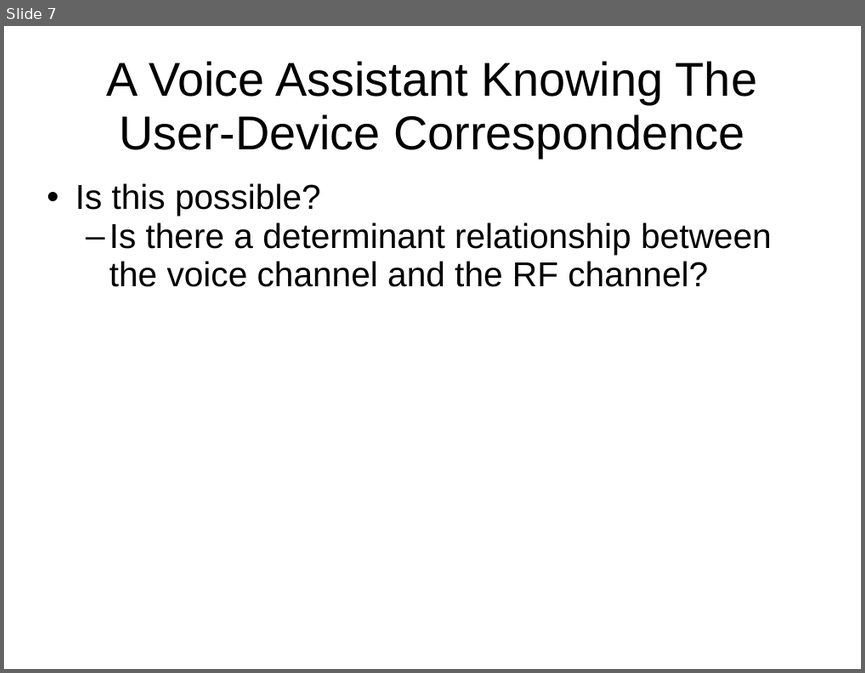
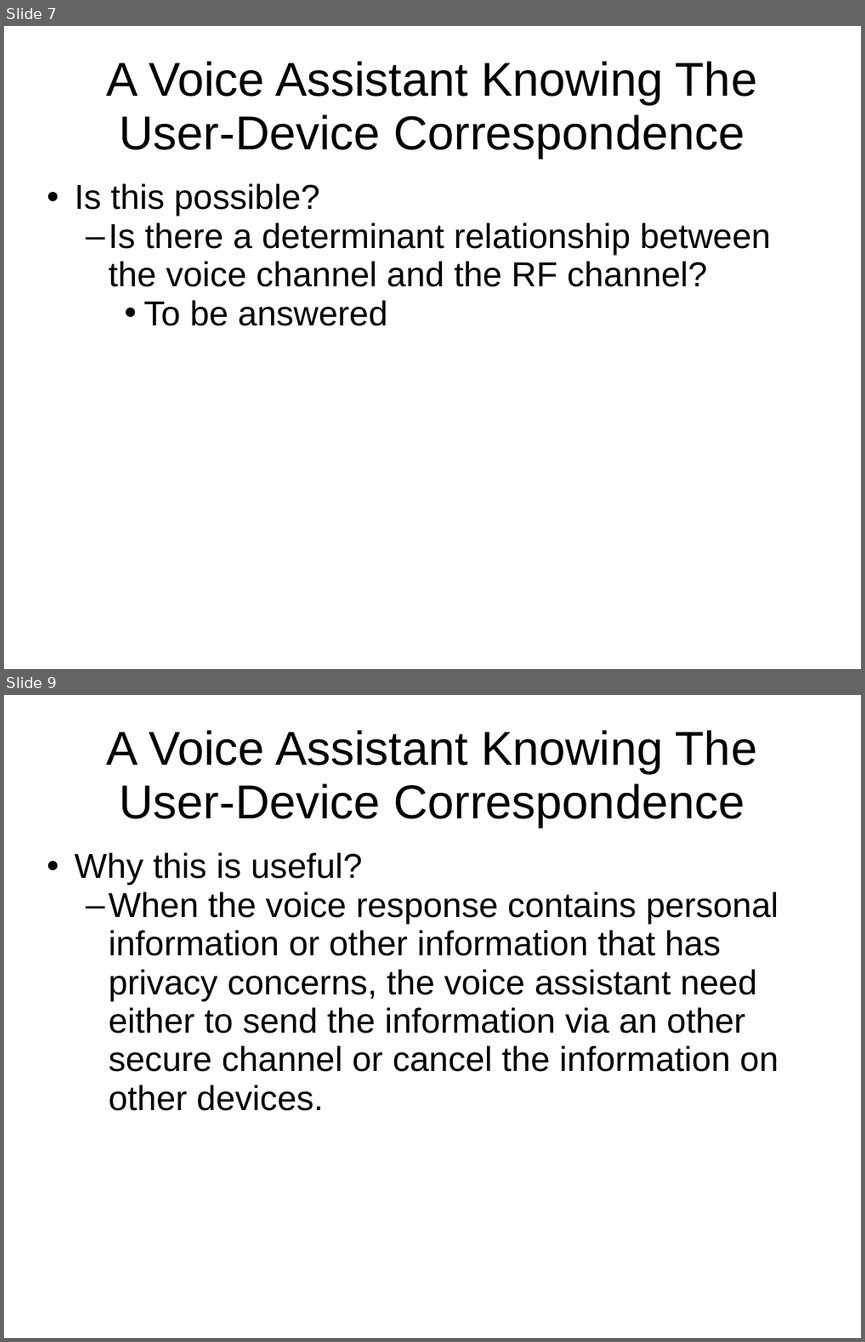
Before and after one commit to HSID/Ubuntu-Desktop, a slide deck: Enhanced-Smart-Home-Assistant.ppt. Shown one above the other, each under a label of ours: slide 7 before the commit, slides 7 and 9 after it; the slides between them are not shown. The pictures are 865x673 and 865x1342 pixels, drawn with LibreOffice and Linux fonts; fonts in the diff are those of the drawing. Boxes give left, top, right and bottom in pixels: in the first picture for what was removed or moved away, otherwise in the second. Text is boxed around its words. In the diff, an @@ line names an element or a change of style, - is before the commit and + after.

```diff
--- a/Enhanced-Smart-Home-Assistant.ppt
+++ b/Enhanced-Smart-Home-Assistant.ppt
@@ slide 9 added at (4,695,861,1338), background #FFFFFF @@
@@ title added at (106,730,757,827), 44 pt, text #000000 @@
+A Voice Assistant Knowing The User-Device Correspondence
@@ subtitle added at (75,852,778,1111), 32 pt, text #000000 @@
+• Why this is useful?
+  – When the voice response contains personal information or other information that has privacy concerns, the voice assistant need either to send the information via an other secure channel or cancel the information on other devices.
@@ slide 7 changed as well @@
@@ subtitle at (144,300,387,326): paragraph added @@
+    • To be answered
```
Also in this commit, not shown: 24 other slides changed, 11 other slides added, 1 other file.
